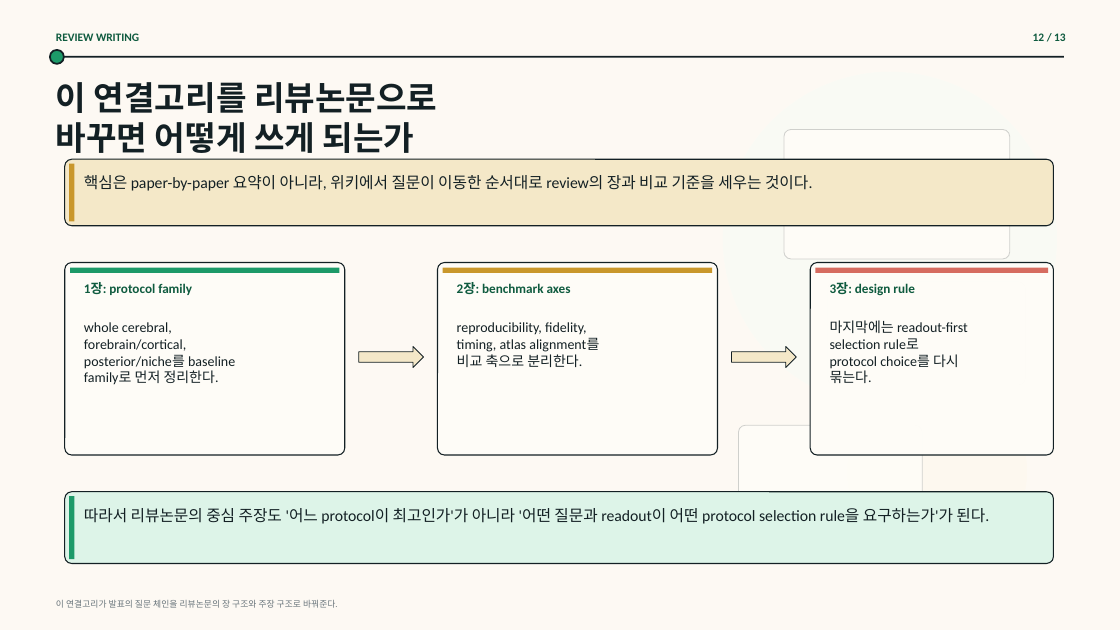
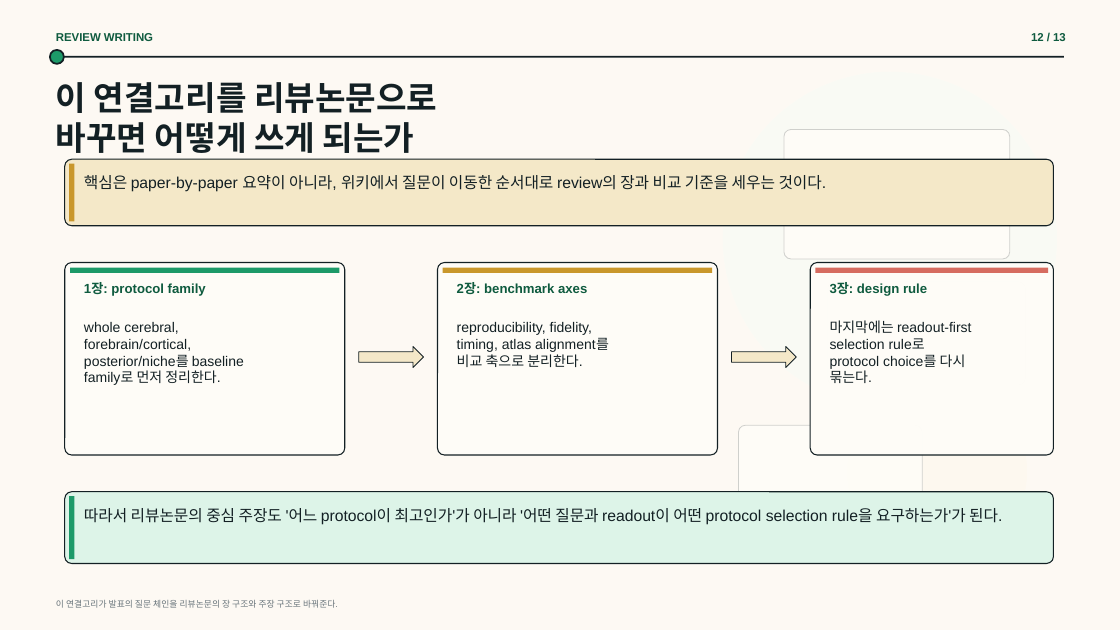
Before and after one commit to lewisdv/paperatlas, a slide deck: slide 12 of collections/organoid/presentation/brain-organoid-question-journey/outputs/output.pptx. Drawn at 1120x630 pixels with LibreOffice and Linux fonts; fonts in the diff are those of the drawing; background and template pictures are left out. Boxes give left, top, right and bottom in pixels: in the first picture for what was removed or moved away, otherwise in the second. Text is boxed around its words. In the diff, an @@ line names an element or a change of style, - is before the commit and + after.

Commit message:
organoid: update build deck fonts patch

```diff
--- a/collections/organoid/presentation/brain-organoid-question-journey/outputs/output.pptx
+++ b/collections/organoid/presentation/brain-organoid-question-journey/outputs/output.pptx
@@ font Calibri to Arial in 11 elements at (56, 33, 153, 41), (1031, 33, 1066, 41), (56, 82, 437, 159), (84, 175, 827, 192), (84, 282, 206, 296), (84, 322, 244, 385), (457, 282, 587, 294), (457, 322, 609, 367), (830, 282, 927, 296), (830, 320, 972, 383), (84, 508, 1002, 525) @@
```
Also in this commit, not shown: 12 other slides changed, 2 other files.
